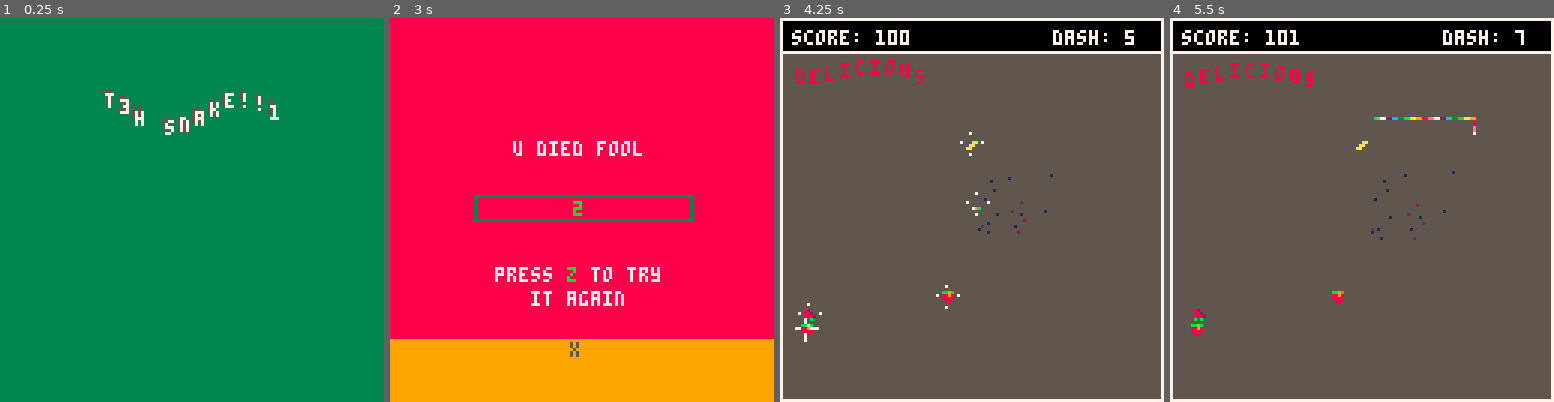
Above: before the commit, frames 1-4 (left to right).
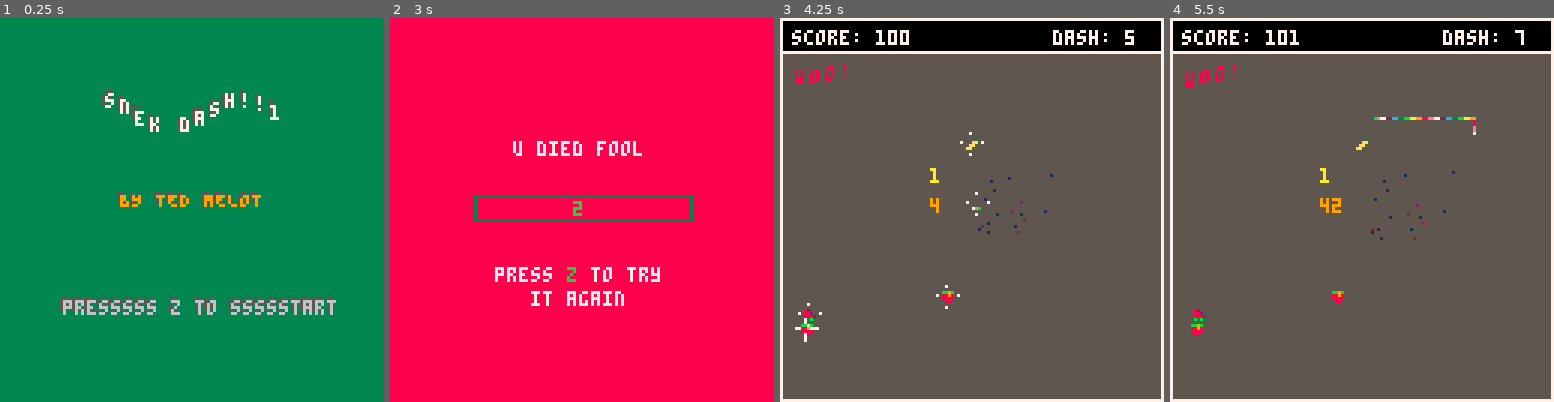
Above: after the commit, the same moments.

Repository: tmelot2/pico-8
Game: PICO-8 cartridge snake-dash/snake-dash-prototype.p8
The game is run twice, just before and just after one commit, with the same random seed, the same clock (stepped at 60 frames per second) and the same inputs.
Inputs:
- Up to frame 1 (0.25 s): no input
- Up to frame 2 (3 s): tap X (X key) at 0.33, 1.07, 1.85, 2.97 s; tap O (Z key) at 0.7, 1.7, 2.1, 2.5, 2.9 s; hold Right 1.6-2.1 s; hold Up 2.15-2.42 s; hold Right from 2.47 s (still down)
- Up to frame 3 (4.25 s): release Right at 3.03 s; hold Left 3.08-3.58 s; tap O (Z key) at 3.3, 3.7, 4.1 s; hold Down 3.63-3.97 s; hold Right from 4.02 s (still down); tap X (X key) at 4.08 s
- Up to frame 4 (5.5 s): tap O (Z key) at 4.5, 4.9, 5.3 s; release Right at 4.68 s; hold Up 4.73-5.03 s; hold Left from 5.08 s (still down); tap X (X key) at 5.2 s

The runs differ from the first frame. In frame 1, 3.3% of the frame differs, in the area x 15-88%, y 18-78%; in frame 2, 16%, in the area x 0-100%, y 83-100%; in frame 3, 0.5%; in frame 4, 0.6%.

Commit message:
Cleanup, add combo meter prototype

Diff:
--- a/snake-dash/snake-dash-prototype.p8
+++ b/snake-dash/snake-dash-prototype.p8
@@ -36,9 +36,12 @@
 
 -- game logic
 timer = 0
-score=0
-dashamount=20
-dashframes=10
+score = 0
+dashamount = 20
+dashframes = 10
+comboNum = 0
+comboTimer = 0
+COMBO_THRESHOLD = 60
 
 -- graphics
 -- snake palettes
@@ -73,10 +76,10 @@
 circles = {}
 
 -- message
-msgtimer = 0
-shaketime = 6
-
+msgTimer = 0
+shakeTime = 6
 function _init()
+
   if (skiptitle==1) then scene = 1 end
 
   if scene==0 then
@@ -91,16 +94,16 @@
   if scene==0 then
     titleupdate()
   elseif scene==1 then
-   if not player.dead then
-     gameupdate()
-   else
-    deadupdate()
-    timer = 0
-   end
+  	if not player.dead then
+	    gameupdate()
+	  else
+	  	-- deadupdate()
+	  	timer = 0
+	  end
  elseif scene==2 then
   gameoverupdate()
  elseif scene==3 then
-  deadupdate()
+ 	deadupdate()
  end
   tick = tick + 1
   if tick > 360 then
@@ -149,36 +152,36 @@
 end
 
 function deadinit()
- scene = 3
- timer = 0
- circles = {}
+	scene = 3
+	timer = 0
+	circles = {}
 end
 
 function deadupdate()
- if #player.h > 1 then
-  -- add(circles, {x = frnd(100), frnd(100), r=frnd(20)+5, c=0})
-  -- add(circles, {x = 100, 100, r=20+5, c=0})
-  add(circles, {x = player.h[#player.h].x, y = player.h[#player.h].y, r=frnd(4)+2, c=snakepalette[#player.h%(#snakepalette)+1]})
-  delete_cnt = 1 + (flr(timer/5)*flr(timer/5)) / 8
-  for i=0,delete_cnt do
-   del(player.h,player.h[#player.h])
-  end
-  if timer % 2 == 0 then
-   sfx(0,-1,timer)
-  end
-  timer += 1
- else
-  gameoverinit()
- end
+	if #player.h > 1 then
+		-- add(circles, {x = frnd(100), frnd(100), r=frnd(20)+5, c=0})
+		-- add(circles, {x = 100, 100, r=20+5, c=0})
+		add(circles, {x = player.h[#player.h].x, y = player.h[#player.h].y, r=frnd(4)+2, c=snakepalette[#player.h%(#snakepalette)+1]})
+		delete_cnt = 1 + (flr(timer/5)*flr(timer/5)) / 8
+		for i=0,delete_cnt do
+			del(player.h,player.h[#player.h])
+		end
+		if timer % 2 == 0 then
+			sfx(0,-1,timer)
+		end
+		timer += 1
+	else
+		gameoverinit()
+	end
 end
 
 function deaddraw()
- rectfill(0,0,screenwidth, screenheight, bgcolor)
- crumbsdraw()
- playerdraw()
- for c in all(circles) do
-  circfill(c.x, c.y, c.r, c.c)
- end
+	rectfill(0,0,screenwidth, screenheight, bgcolor)
+	crumbsdraw()
+	playerdraw()
+	for c in all(circles) do
+		circfill(c.x, c.y, c.r, c.c)
+	end
 end
 
 
@@ -197,7 +200,7 @@
  local text = 'u died fool'
  print(text,hcenter(text),vcenter(text)-20,7)
 
- finalscoredraw()
+ finalScoreDraw()
 
  local text = 'press z to try'
  print(text,hcenter(text),vcenter(text)+22,7)
@@ -272,44 +275,58 @@
  -- crumbs
  crumbsupdate()
 
-  -- timer
-  timer+=1
-  -- score
-  if tick%30==0 then
-   score+=1
-  end
+	-- timer
+	timer+=1
+	-- score
+	if tick%30==0 then
+	  score+=1
+	end
+
+	-- combo
+	if comboTimer > 0 then
+		comboTimer += 1
+		if comboTimer > COMBO_THRESHOLD then
+			comboEnd(comboNum)
+			comboNum = 0
+			comboTimer = 0
+		end
+	end
 
  if (score%12==0) then
   -- player.l += 5
  end
+end
+
+function comboEnd(num)
+	print(num, 5, 75, 11)
 end
 
 function crumbsupdate()
  local i=0
  for c in all(crumbs) do
-  if not c.deleted then
-   c.x += c.vx
-   -- bounce off either side of screen
-   if (c.x < 1) then c.x = 1 c.vx = c.vx * -0.50
-   elseif (c.x > screenwidth-1) then c.x = screenwidth-1 c.vx = c.vx * -0.50
-   end
-
-   c.y += c.vy
-   -- bounce off top or bottom of screen
-   if (c.y < 11) then c.y = 11 c.vy = c.vy * -0.50
-   elseif (c.y > screenheight-1) then c.y = screenheight-1 c.vy = c.vy * -0.50
-   end
-
-   c.vx *= 0.50
-   c.vy *= 0.50
-   c.tick += 1
-   if (c.tick == 450) then del(crumbs,c) end
-
-  if flr(player.x) == flr(c.x) and flr(player.y) == flr(c.y) then
-   c.deleted = true
-  end
-  i+=1
- end
+ 	if not c.deleted then
+	  c.x += c.vx
+	  -- bounce off either side of screen
+	  if (c.x < 1) then c.x = 1 c.vx = c.vx * -0.50
+	  elseif (c.x > screenwidth-1) then c.x = screenwidth-1 c.vx = c.vx * -0.50
+	  end
+
+	  c.y += c.vy
+	  -- bounce off top or bottom of screen
+	  if (c.y < 11) then c.y = 11 c.vy = c.vy * -0.50
+	  elseif (c.y > screenheight-1) then c.y = screenheight-1 c.vy = c.vy * -0.50
+	  end
+
+	  c.vx *= 0.50
+	  c.vy *= 0.50
+	  c.tick += 1
+	  if (c.tick == 450) then del(crumbs,c) end
+
+		if flr(player.x) == flr(c.x) and flr(player.y) == flr(c.y) then
+			c.deleted = true
+		end
+		i+=1
+	end
  end
 end
 
@@ -323,26 +340,41 @@
 -- draw functions
 function titledraw()
 
-  local titletxt = "t3h snake!!1"
-  local starttxt = "presssss z to ssssstart"
+  local titletxt = "snek dash!!1"
   rectfill(0,0,screenwidth, screenheight, 3)
-  wavyprint(titletxt, 24, 29, 5, 5)
-  wavyprint(titletxt, 25, 30, 5, 7)
-end
-
-function wavyprint(s,x,y,h,c)
+  wavyPrint(titletxt, 24, 29, 5, 5)
+  wavyPrint(titletxt, 25, 30, 5, 7)
+
+  local bx=40
+  local by=58
+  local byStr = 'BY TED MELOT'
+  print(byStr, bx-1, by-1, 5)
+  print(byStr, bx, by, 9)
+
+  local bx=11
+  local by=95
+  local startStr = "presssss z to ssssstart"
+  wavyPrintAll(startStr, bx-1, by-1, 2, 5)
+  wavyPrintAll(startStr, bx, by, 2, 6)
+end
+
+function wavyPrint(s,x,y,h,c)
   for s in all(s) do
     print(s,10+x,y + h*sin((1.2*x-tick*1.4)*(3.1459/180)), c)
     x+=5
   end
 end
 
+function wavyPrintAll(s,x,y,h,c)
+  print(s,10+x,y + h*sin((1.2*x-tick*1.4)*(3.1459/180)), c)
+end
+
 function crumbsdraw()
- for c in all(crumbs) do
-  if not c.deleted then
-    pset(c.x, c.y, c.c)
-  end
- end
+	for c in all(crumbs) do
+		if not c.deleted then
+		  pset(c.x, c.y, c.c)
+		end
+	end
 end
 
 function gamedraw()
@@ -354,8 +386,9 @@
 
   -- hud
   rectfill(0,0,screenwidth, 10, 0)
-  -- message
+  -- message & combo
   messagedraw()
+  combodraw()
   -- border
   rect(0,0,screenwidth,screenheight,7)
   rect(0,0,screenwidth,11,7)
@@ -378,55 +411,69 @@
   end
 end
 
-function messageupdate(newmsg, msgtype)
- msgtimer = 0
- message = newmsg
- messagetype = msgtype or 'normal'
+function messageupdate(newMsg, msgType)
+	msgTimer = 0
+	message = newMsg
+	messageType = msgType or 'normal'
 end
 
 function messagedraw()
- if msgtimer < 60 then
-  local intensity
-  if messagetype == 'normal' then
-   intensity = 1
-  elseif messagetype == 'shake' then
-   intensity = 2
-  elseif messagetype == 'shakehard' then
-   intensity = 7
-  end
-
-  x,y = 10,17
-  if msgtimer < shaketime then
-   if frnd(11)%2==0 then shakerangex = frnd(intensity) else shakerangex = -1*frnd(intensity) end
-   if frnd(11)%2==0 then shakerangey = frnd(intensity) else shakerangey = -1*frnd(intensity) end
-   x += shakerangex
-   y += shakerangey
-  end
-  wavyprint(message, x-15, y, 2, 8)
- end
- msgtimer += 1
+	if msgTimer < 60 then
+		local intensity
+		if messageType == 'normal' then
+			intensity = 1
+		elseif messageType == 'shake' then
+			intensity = 2
+		elseif messageType == 'shakeHard' then
+			intensity = 7
+		end
+
+		x,y = 10,17
+		if msgTimer < shakeTime then
+			if frnd(11)%2==0 then shakeRangeX = frnd(intensity) else shakeRangeX = -1*frnd(intensity) end
+			if frnd(11)%2==0 then shakeRangeY = frnd(intensity) else shakeRangeY = -1*frnd(intensity) end
+			x += shakeRangeX
+			y += shakeRangeY
+		end
+		wavyPrint(message, x-15, y, 2, 8)
+	end
+	msgTimer += 1
+end
+
+function combodraw()
+	if comboNum > 0 then
+		print(comboNum, 50, 50, 10)
+		print(comboTimer, 50, 60, 9)
+	end
 end
 
 function eatmessage()
- msgs = {
-  'yum',
-  'delicious',
-  'deliciousioso!!',
-  'so good',
-  'mmm',
-  'tastes like chicken',
-  'woo!'
- }
- messageupdate(msgs[frnd(#msgs)], 'shake')
+	local msgs = {
+		'yum',
+		'delicious',
+		'deliciousioso!!',
+		'so good',
+		'mmm',
+		'tastes like chicken',
+		'woo!',
+		'my favorite',
+		'farm fresh',
+		'wait wut',
+		'i <3 pizza'
+	}
+	messageupdate(msgs[frnd(#msgs)+1], 'shake')
 end
 
 function dasheatmessage()
- msgs = {
-  'radical',
-  'bodacious',
-  'righteous eating'
- }
- messageupdate(msgs[frnd(#msgs)], 'shakehard')
+	local msgs = {
+		'radical',
+		'bodacious',
+		'righteous eating',
+		'omg',
+		'oooommmmgggggg',
+		'wow'
+	}
+	messageupdate(msgs[frnd(#msgs)+1], 'shakeHard')
 end
 
 function gameoverdraw()
@@ -456,27 +503,27 @@
     pset(xx,yy+1,cc)
    end
   end
- finalscoredraw()
- end
-
- -- continue overlay
- rectfill(0,screenheight-pad,screenwidth,screenheight,9)
- if btn(4) then
-  print('z',20,screenheight-pad+1,5)
- elseif btn(5) then
-  print('x',60,screenheight-pad+1,5)
- end
-end
-
-function finalscoredraw()
- local text = ''..score
- x1 = 28
- x2 = 100
- y1 = 60
- y2 = 66
- rectfill(x1,y1,x2,y2,8)
- rect(x1,y1-1,x2,y2+1,3)
- print(text,hcenter(text),vcenter(text)-0,11)
+ finalScoreDraw()
+ end
+
+ -- -- continue overlay
+ -- rectfill(0,screenheight-pad,screenwidth,screenheight,9)
+ -- if btn(4) then
+ --  print('z',20,screenheight-pad+1,5)
+ -- elseif btn(5) then
+ --  print('x',60,screenheight-pad+1,5)
+ -- end
+end
+
+function finalScoreDraw()
+	local text = ''..score
+	x1 = 28
+	x2 = 100
+	y1 = 60
+	y2 = 66
+	rectfill(x1,y1,x2,y2,8)
+	rect(x1,y1-1,x2,y2+1,3)
+	print(text,hcenter(text),vcenter(text)-0,11)
 end
 
 -- handle button inputs
@@ -538,11 +585,11 @@
 
 -- draw player sprite
 function playerdraw()
- if not player.dead then
+	if not player.dead then
   -- head (current pos)
   pset(player.x,player.y,11)
   -- spr(0, player.x, player.y)
- end
+	end
 
   -- tail
   local i = 1
@@ -577,9 +624,9 @@
  local friction = 0.20
  local colors
  if frnd(2) == 0 then
-  colors = {1,2}
+	 colors = {1,2}
  else
-  colors = {4,2}
+	 colors = {4,2}
  end
  local sign1 = 1
  local vx = 0
@@ -622,10 +669,19 @@
  player.l += 20
  spawnfood(1)
  eatmessage()
-end
-
-function collectfoodextrapoints(p)
- score += p
+
+ -- start combo timer
+ if comboTimer == 0 then
+ 	comboNum = 1
+ 	comboTimer = 1
+ elseif comboTimer < COMBO_THRESHOLD then
+ 	comboNum += 1
+ 	comboTimer = 1
+ end
+end
+
+function collectfoodExtraPoints(p)
+	score += p
 end
 
 -- collects food if pos collides with any food
@@ -633,7 +689,7 @@
  for f in all(food) do
   if (iscolliding({x=pos.x,y=pos.y,w=1,h=1},{x=f.x,y=f.y,w=4,h=4})) then
    collectfood(food,f)
-   collectfoodextrapoints(500)
+   collectfoodExtraPoints(500)
    dasheatmessage()
   end
  end
